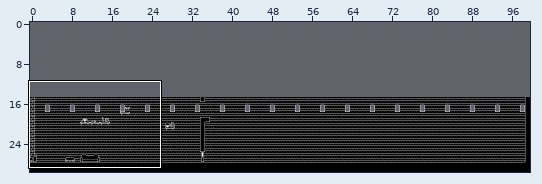
Two states of a Tiled map (JSON), assets/levels/level_1.json. Above, an overview of the earlier version with the close-up marked.
Close-up. Before the commit:
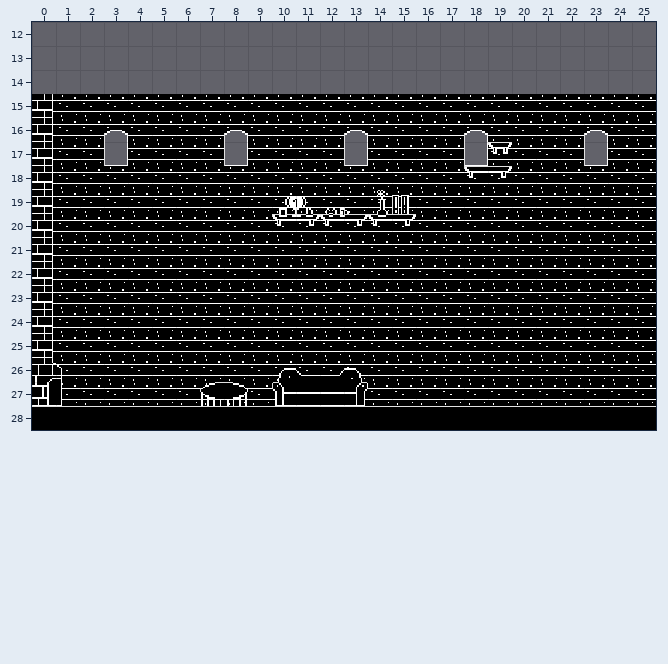
Cells are 16x16 px. Shown: x 0..25, y 12..28. The commit also changed other parts of the map, which this record leaves out. The old version is drawn lined up with the new one.
The result:
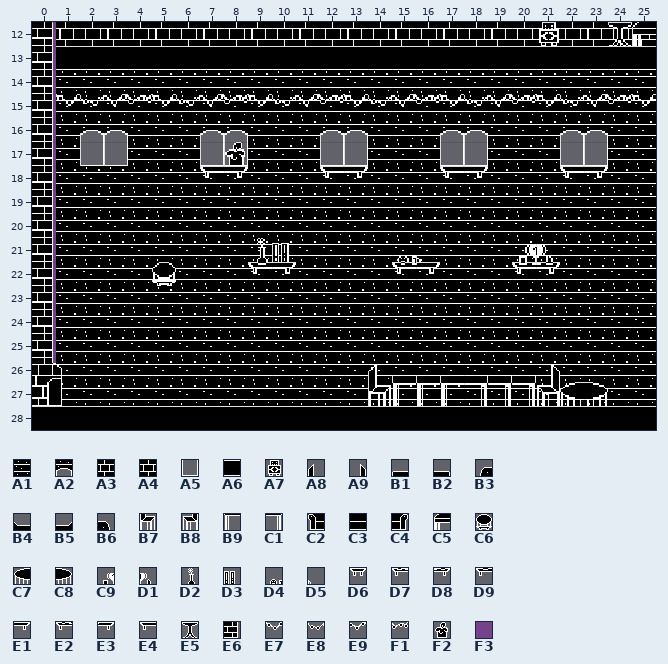
Key: from "tileset": A1 6, A2 8, A3 12, A4 13, A5 24, A6 50, A7 53, A8 96, A9 97, B1 98, B2 99, B3 100, B4 101, B5 102, B6 103, B7 112, B8 113, B9 114, C1 115, C2 116, C3 117, C4 119, C5 124, C6 129, C7 144, C8 145, C9 146, D1 147, D2 148, D3 149, D4 150, D5 151, D6 153, D7 162, D8 163, D9 164, E1 165, E2 166, E3 167, E4 168, E5 173, E6 192, E7 215, E8 216, E9 217, F1 218, F2 232, F3 240.
__ is an empty cell, .. an unchanged one.
The exact change:
map size 100x15 -> 100x30 cells (old content now starts at 0,15; both pictures use the new coordinates)
--- layer "Collision"
@@ x 0..0 @@
-12 __
-13 __
-14 __
+12 F3
+13 F3
+14 F3
--- layer "Background"
@@ x 1..25 @@
-12 __ __ __ __ __ __ __ __ __ __ __ __ __ __ __ __ __ __ __ __ __ __ __ __ __
+12 A3 A4 A3 A4 A3 A4 A3 A4 A3 A4 A3 A4 A3 A4 A3 A4 A3 A4 A3 A4 A3 A4 A3 A4 A3
@@ x 0..25 @@
-14 .. __ __ __ __ __ __ __ __ __ __ __ __ __ __ __ __ __ __ __ __ __ __ __ __ __
-15 A1 .. .. .. .. .. .. .. .. .. .. .. .. .. .. .. .. .. .. .. .. .. .. .. .. ..
-16 A1 .. A1 .. .. .. .. A1 .. .. .. .. A1 .. .. .. .. A1 .. .. .. .. A1 .. .. ..
-17 A1 .. A1 .. .. .. .. A1 .. .. .. .. A1 .. .. .. .. A1 .. .. .. .. A1 .. .. ..
-18 A1 .. .. .. .. .. .. .. .. .. .. .. .. .. .. .. .. .. .. .. .. .. .. .. .. ..
-19 A1 .. .. .. .. .. .. .. .. .. .. .. .. .. .. .. .. .. .. .. .. .. .. .. .. ..
-20 A1 .. .. .. .. .. .. .. .. .. .. .. .. .. .. .. .. .. .. .. .. .. .. .. .. ..
-21 A1 .. .. .. .. .. .. .. .. .. .. .. .. .. .. .. .. .. .. .. .. .. .. .. .. ..
-22 A1 .. .. .. .. .. .. .. .. .. .. .. .. .. .. .. .. .. .. .. .. .. .. .. .. ..
-23 A1 .. .. .. .. .. .. .. .. .. .. .. .. .. .. .. .. .. .. .. .. .. .. .. .. ..
-24 A1 .. .. .. .. .. .. .. .. .. .. .. .. .. .. .. .. .. .. .. .. .. .. .. .. ..
-25 A1 .. .. .. .. .. .. .. .. .. .. .. .. .. .. .. .. .. .. .. .. .. .. .. .. ..
-26 A1 .. .. .. .. .. .. .. .. .. .. .. .. .. .. .. .. .. .. .. .. .. .. .. .. ..
+14 .. A1 A1 A1 A1 A1 A1 A1 A1 A1 A1 A1 A1 A1 A1 A1 A1 A1 A1 A1 A1 A1 A1 A1 A1 A1
+15 __ .. .. .. .. .. .. .. .. .. .. .. .. .. .. .. .. .. .. .. .. .. .. .. .. ..
+16 __ .. A2 .. .. .. .. A2 .. .. .. .. A2 .. .. .. .. A2 .. .. .. .. A2 .. .. ..
+17 __ .. A5 .. .. .. .. A5 .. .. .. .. A5 .. .. .. .. A5 .. .. .. .. A5 .. .. ..
+18 __ .. .. .. .. .. .. .. .. .. .. .. .. .. .. .. .. .. .. .. .. .. .. .. .. ..
+19 __ .. .. .. .. .. .. .. .. .. .. .. .. .. .. .. .. .. .. .. .. .. .. .. .. ..
+20 __ .. .. .. .. .. .. .. .. .. .. .. .. .. .. .. .. .. .. .. .. .. .. .. .. ..
+21 __ .. .. .. .. .. .. .. .. .. .. .. .. .. .. .. .. .. .. .. .. .. .. .. .. ..
+22 __ .. .. .. .. .. .. .. .. .. .. .. .. .. .. .. .. .. .. .. .. .. .. .. .. ..
+23 __ .. .. .. .. .. .. .. .. .. .. .. .. .. .. .. .. .. .. .. .. .. .. .. .. ..
+24 __ .. .. .. .. .. .. .. .. .. .. .. .. .. .. .. .. .. .. .. .. .. .. .. .. ..
+25 __ .. .. .. .. .. .. .. .. .. .. .. .. .. .. .. .. .. .. .. .. .. .. .. .. ..
+26 __ .. .. .. .. .. .. .. .. .. .. .. .. .. .. .. .. .. .. .. .. .. .. .. .. ..
--- layer "Ground"
@@ x 0..25 @@
-12 __ .. .. .. .. .. .. .. .. .. .. .. .. .. .. .. .. .. .. .. .. __ .. .. __ __
-13 __ __ __ __ __ __ __ __ __ __ __ __ __ __ __ __ __ __ __ __ __ __ __ __ __ __
-14 __ .. .. .. .. .. .. .. .. .. .. .. .. .. .. .. .. .. .. .. .. .. .. .. .. ..
-15 .. __ __ __ __ __ __ __ __ __ __ __ __ __ __ __ __ __ __ __ __ __ __ __ __ __
+12 E6 .. .. .. .. .. .. .. .. .. .. .. .. .. .. .. .. .. .. .. .. A7 .. .. E5 C5
+13 E6 A6 A6 A6 A6 A6 A6 A6 A6 A6 A6 A6 A6 A6 A6 A6 A6 A6 A6 A6 A6 A6 A6 A6 A6 A6
+14 E6 .. .. .. .. .. .. .. .. .. .. .. .. .. .. .. .. .. .. .. .. .. .. .. .. ..
+15 .. E7 E8 E9 F1 E7 E8 E9 F1 E7 E8 E9 F1 E7 E8 E9 F1 E7 E8 E9 F1 E7 E8 E9 F1 E7
@@ x 5..23 @@
-17 .. .. .. __ .. .. .. .. .. .. .. .. .. .. D6 .. .. .. ..
-18 .. .. __ __ .. .. .. __ __ .. .. .. __ E4 E1 .. .. __ __
-19 .. .. .. .. .. C9 D1 D4 D5 D2 D3 .. .. .. .. .. .. .. ..
-20 .. .. .. .. .. D7 D8 E2 E3 D9 E1 .. .. .. .. .. .. .. ..
-21 .. .. .. .. __ __ .. .. .. .. __ __ .. .. .. __ __ .. ..
-22 __ .. .. .. __ __ .. .. .. .. __ __ .. .. .. __ __ .. ..
+17 .. .. .. F2 .. .. .. .. .. .. .. .. .. .. __ .. .. .. ..
+18 .. .. E4 E1 .. .. .. E4 E1 .. .. .. E4 E1 __ .. .. E4 E1
+19 .. .. .. .. .. __ __ __ __ __ __ .. .. .. .. .. .. .. ..
+20 .. .. .. .. .. __ __ __ __ __ __ .. .. .. .. .. .. .. ..
+21 .. .. .. .. D2 D3 .. .. .. .. D4 D5 .. .. .. C9 D1 .. ..
+22 C6 .. .. .. D9 E1 .. .. .. .. E2 E3 .. .. .. D7 D8 .. ..
@@ x 7..23 @@
-26 .. .. .. B3 B4 B5 B6 __ __ __ __ __ __ __ __ .. ..
-27 C7 C8 .. C2 C3 C3 C4 __ __ __ __ __ __ __ __ __ __
+26 .. .. .. __ __ __ __ A8 B1 B1 B1 B2 B2 B2 A9 .. ..
+27 __ __ .. __ __ __ __ B7 B9 B9 B9 C1 C1 C1 B8 C7 C8
Changed places in both close-ups, as pixel boxes (x1, y1, x2, y2):
changed: (32, 22, 656, 406)
